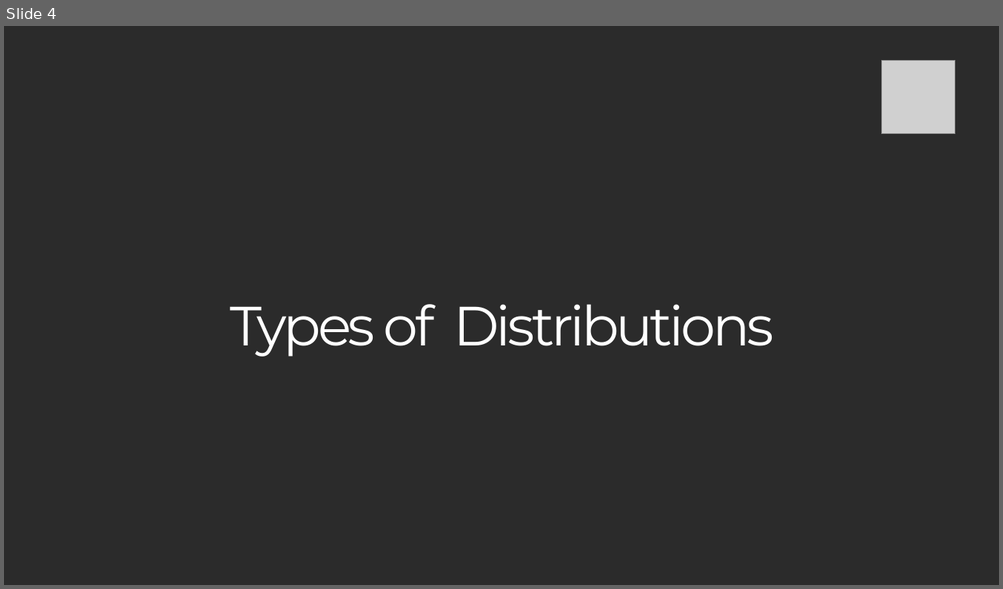
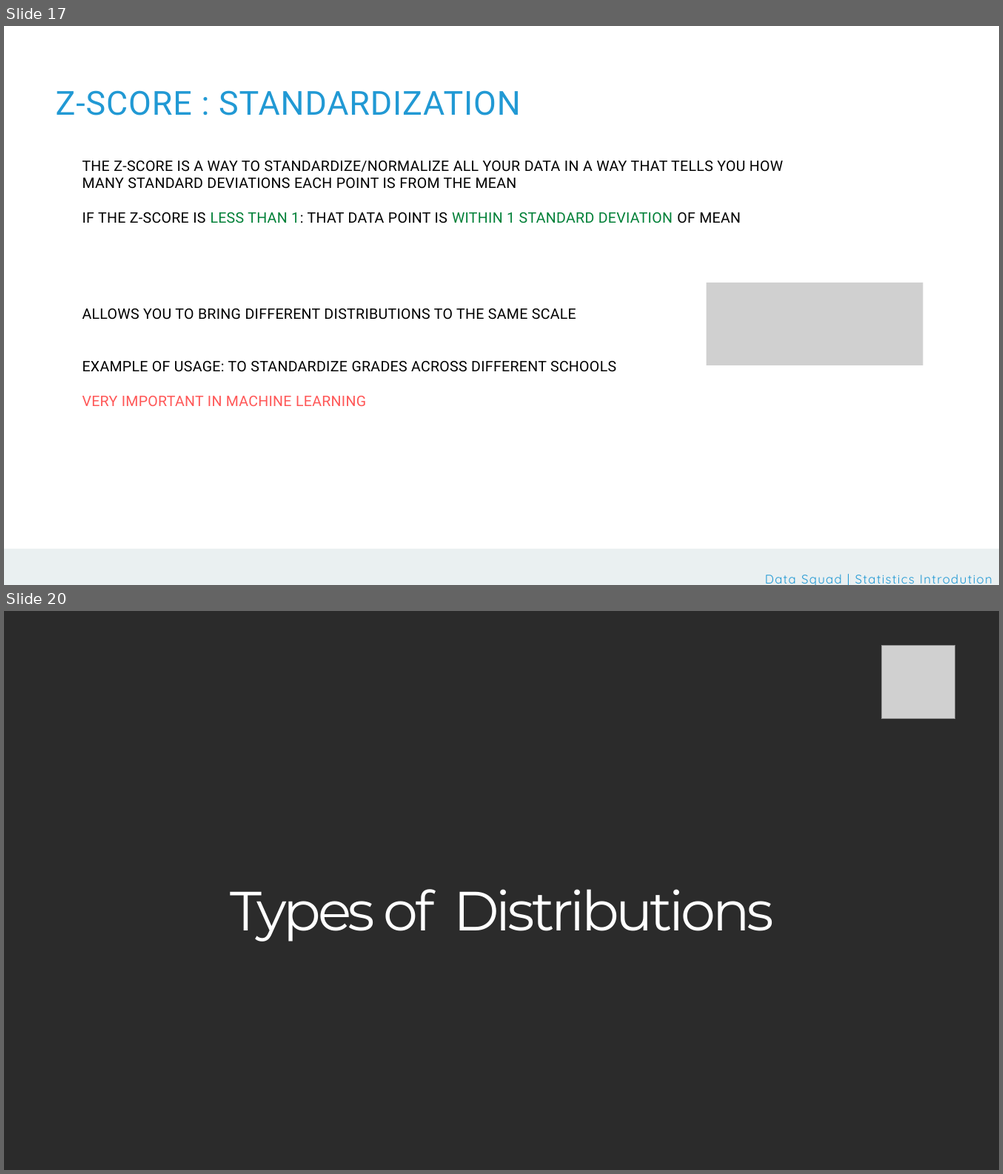
Before and after one commit to DSML-bootcamp/w4-nbs, a slide deck: D1/5. Probability Distributions.pptx. Shown one above the other, each under a label of ours: slide 4 before the commit, slides 17 and 20 after it; the slides between them are not shown. The pictures are 1003x589 and 1003x1174 pixels, drawn with LibreOffice and Linux fonts; fonts in the diff are those of the drawing; grey boxes stand for pictures; background and template pictures are left out; a plain dark background stands for a picture behind light text. Boxes give left, top, right and bottom in pixels: in the first picture for what was removed or moved away, otherwise in the second. Text is boxed around its words. In the diff, an @@ line names an element or a change of style, - is before the commit and + after.

```diff
--- a/D1/5. Probability Distributions.pptx
+++ b/D1/5. Probability Distributions.pptx
@@ slide 17 added at (4, 26, 999, 585), background picture (left out) @@
@@ text added at (56, 90, 521, 116), 24 pt, text #2199D4 @@
+Z-SCORE : STANDARDIZATION
@@ text added at (82, 161, 782, 224), 10.5 pt, text #000000 @@
+THE Z-SCORE IS A WAY TO STANDARDIZE/NORMALIZE ALL YOUR DATA IN A WAY THAT TELLS YOU HOW MANY STANDARD DEVIATIONS EACH POINT IS FROM THE MEAN
+IF THE Z-SCORE IS LESS THAN 1: THAT DATA POINT IS WITHIN 1 STANDARD DEVIATION OF MEAN
@@ picture added at (706, 283, 923, 365) @@
@@ text added at (82, 309, 616, 406), 10.5 pt, text #000000 @@
+ALLOWS YOU TO BRING DIFFERENT DISTRIBUTIONS TO THE SAME SCALE
+EXAMPLE OF USAGE: TO STANDARDIZE GRADES ACROSS DIFFERENT SCHOOLS
+VERY IMPORTANT IN MACHINE LEARNING
@@ rectangle added at (4, 549, 999, 585), fill #EAF0F1 @@
@@ rectangle added at (4, 559, 999, 585), fill #EAF0F1 @@
@@ text added at (754, 574, 982, 578), 9 pt, text #2199D4 @@
+Data Squad | Statistics Introdution
@@ text added at (765, 574, 992, 585), 9 pt, text #2199D4 @@
+Data Squad | Statistics Introdution
@@ what was slide 4 is now slide 20 @@
```
Also in this commit, not shown: 16 other slides added, 1 other file.
